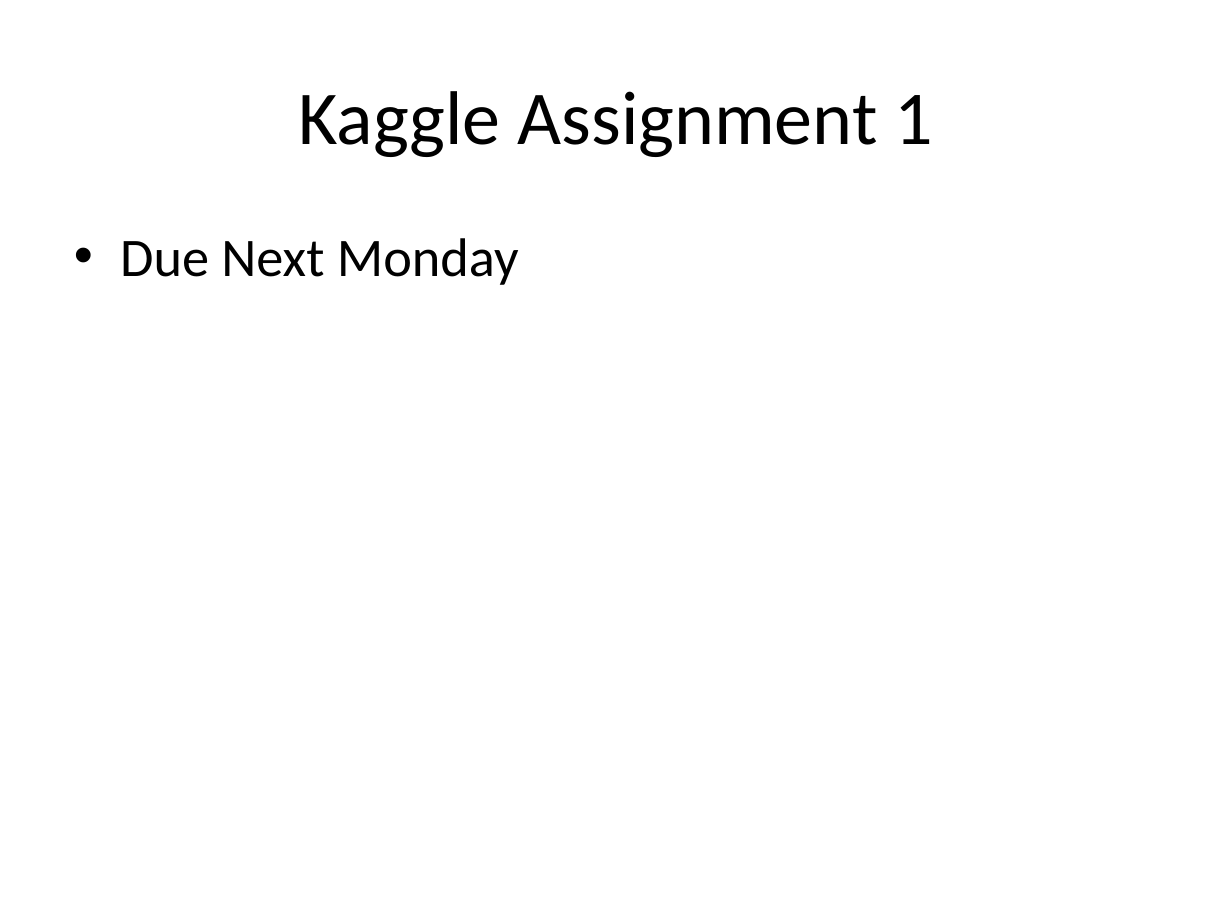
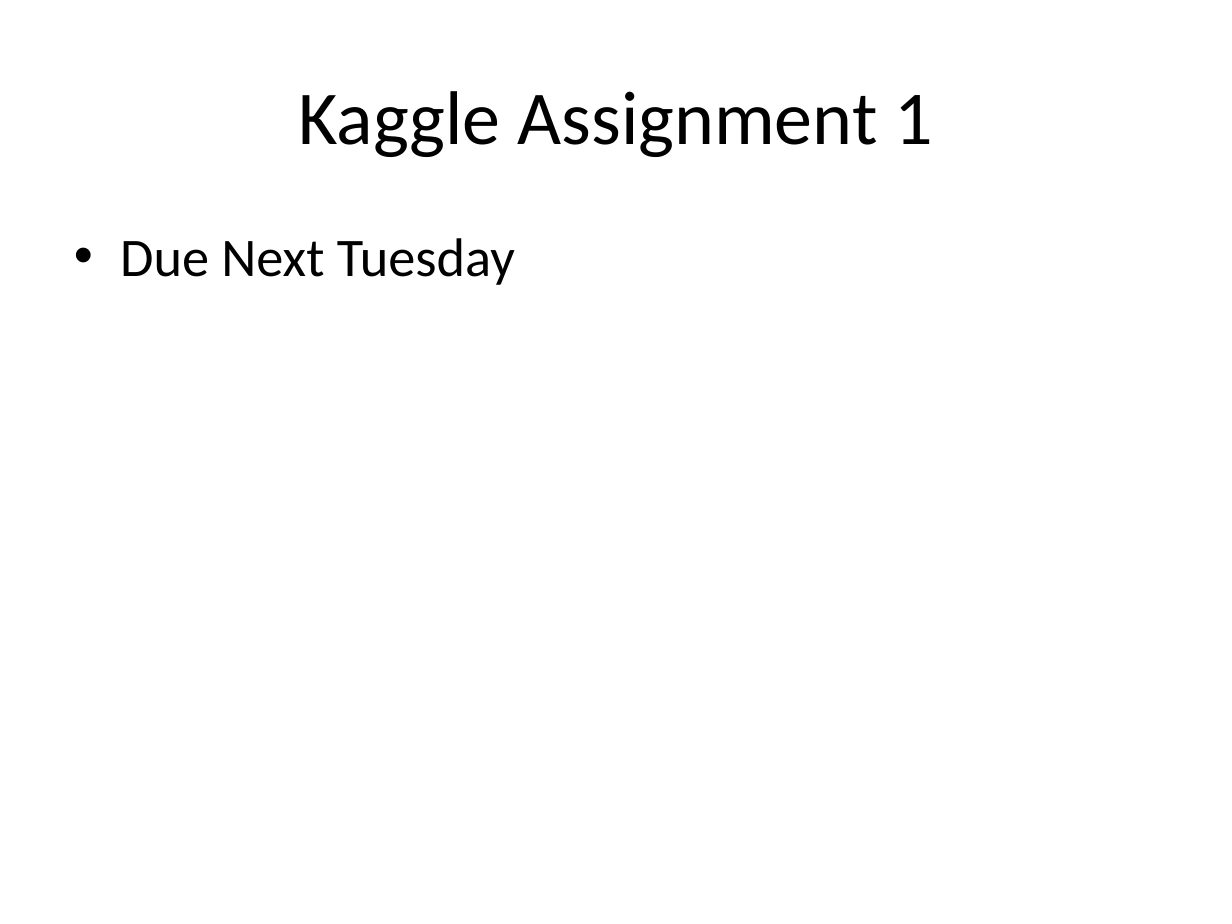
Before and after one commit to jkuruzovich/MGMT6963, a slide deck: slide 2 of presentations/6_regression_and_classification.pptx. Drawn at 1232x924 pixels with LibreOffice and Linux fonts; fonts in the diff are those of the drawing. Boxes give left, top, right and bottom in pixels: in the first picture for what was removed or moved away, otherwise in the second. Text is boxed around its words. In the diff, an @@ line names an element or a change of style, - is before the commit and + after.

```diff
--- a/presentations/6_regression_and_classification.pptx
+++ b/presentations/6_regression_and_classification.pptx
@@ text at box(120, 238, 515, 285): text changed @@
-• Due Next Monday
+• Due Next Tuesday
```
Also in this commit, not shown: 1 slide added, 7 other files.
